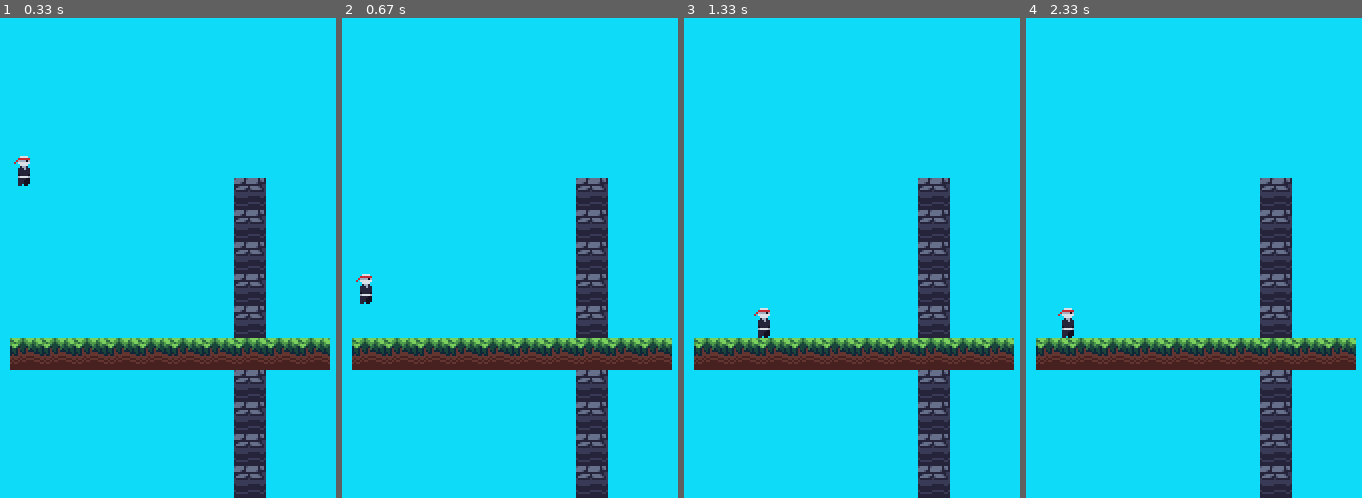
Above: before the commit, frames 1-4 (left to right).
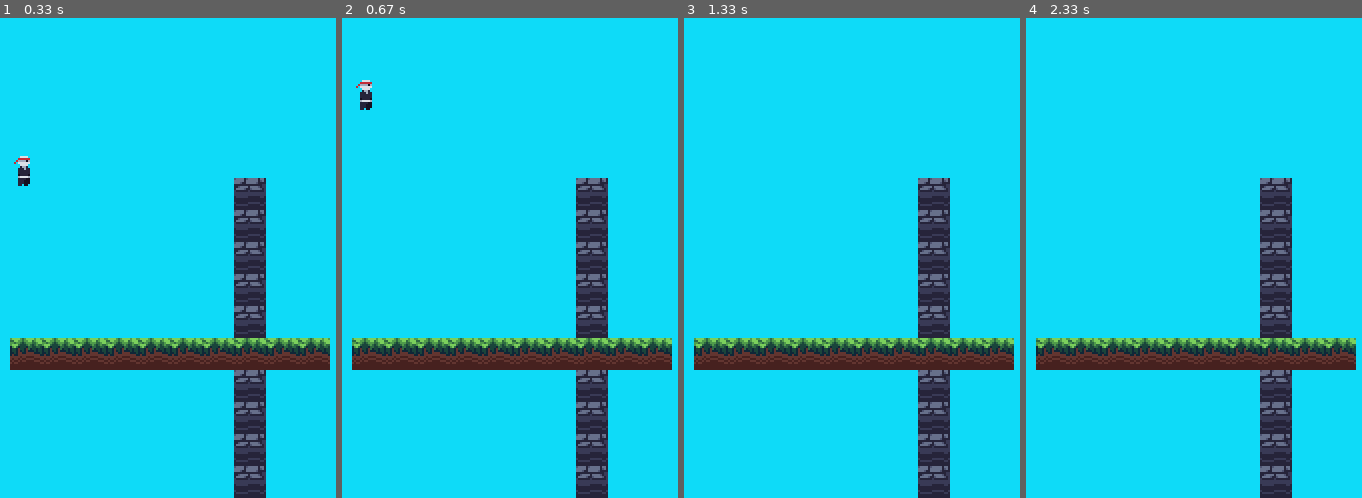
Above: after the commit, the same moments.

Repository: RasinBrand/LearningPyGame
Game: pygame game, started from game.py
The game is run twice, just before and just after one commit, with the same random seed, the same clock (stepped at 60 frames per second) and the same inputs.
Inputs:
- Up to frame 1 (0.33 s): no input
- Up to frame 2 (0.67 s): tap Space at 0.33 s
- Up to frame 3 (1.33 s): hold Right 0.67-1.13 s; tap Space at 0.73, 1.03, 1.23 s; hold Up from 1.17 s (still down)
- Up to frame 4 (2.33 s): release Up at 1.47 s; hold A from 2 s (still down); tap Space at 2.07 s

Frame 1 is identical in both runs. In frame 2, 0.4% of the frame differs, in the area x 4-9%, y 12-60%; in frame 3, 0.2%; in frame 4, 0.2%.

Commit message:
Added the possibility to jump

Diff:
--- a/game.py
+++ b/game.py
@@ -56,21 +56,28 @@
                 if event.type == pygame.KEYDOWN:
                     if event.key == pygame.K_LEFT:
                         self.movement[0] = True
-                    elif event.key == pygame.K_a:
+                    if event.key == pygame.K_a:
                         self.movement[0] = True
+
                     if event.key == pygame.K_RIGHT:
                         self.movement[1] = True
-                    elif event.key == pygame.K_d:
+                    if event.key == pygame.K_d:
                         self.movement[1] = True
+
+                    if event.key == pygame.K_UP:
+                        self.player.velocity[1] = -3
+                    if event.key == pygame.K_SPACE:
+                        self.player.velocity[1] = -3
 
                 if event.type == pygame.KEYUP:
                     if event.key == pygame.K_LEFT:
                         self.movement[0] = False
-                    elif event.key == pygame.K_a:
+                    if event.key == pygame.K_a:
                         self.movement[0] = False
+
                     if event.key == pygame.K_RIGHT:
                         self.movement[1] = False
-                    elif event.key == pygame.K_d:
+                    if event.key == pygame.K_d:
                         self.movement[1] = False
 
             self.screen.blit(pygame.transform.scale(self.display, self.screen.get_size()), (0,0))
--- a/scripts/entities.py
+++ b/scripts/entities.py
@@ -7,11 +7,13 @@
         self.pos = list(pos)
         self.size = size
         self.velocity = [0, 0]
+        self.collisions = {'up': False, 'down': False, 'right': False, 'left': False}
 
     def rect(self):
         return pygame.Rect(self.pos[0], self.pos[1], self.size[0], self.size[1])
 
     def update(self, tilemap, movement=(0, 0)):
+        self.collisions = {'up': False, 'down': False, 'right': False, 'left': False}
         frame_movement = (movement[0] + self.velocity[0], movement[1] + self.velocity[1])
 
         self.pos[0] += frame_movement[0]
@@ -20,8 +22,10 @@
             if entity_rect.colliderect(rect):
                 if frame_movement[0] > 0:
                     entity_rect.right = rect.left
+                    self.collisions['right'] = True
                 if frame_movement[0] < 0:
                     entity_rect.left = rect.right
+                    self.collisions['left'] = True
                 self.pos[0] = entity_rect.x
 
         self.pos[1] += frame_movement[1]
@@ -30,11 +34,16 @@
             if entity_rect.colliderect(rect):
                 if frame_movement[1] > 0:
                     entity_rect.bottom = rect.top
+                    self.collisions['down'] = True
                 if frame_movement[1] < 0:
                     entity_rect.top = rect.bottom
+                    self.collisions['up'] = True
                 self.pos[1] = entity_rect.y
 
         self.velocity[1] = min(5, self.velocity[1] + 0.1)
 
+        if self.collisions['down'] or self.collisions['up']:
+            self.velocity[1] = 0
+
     def render(self, surf):
         surf.blit(self.game.assets['player'], self.pos)
